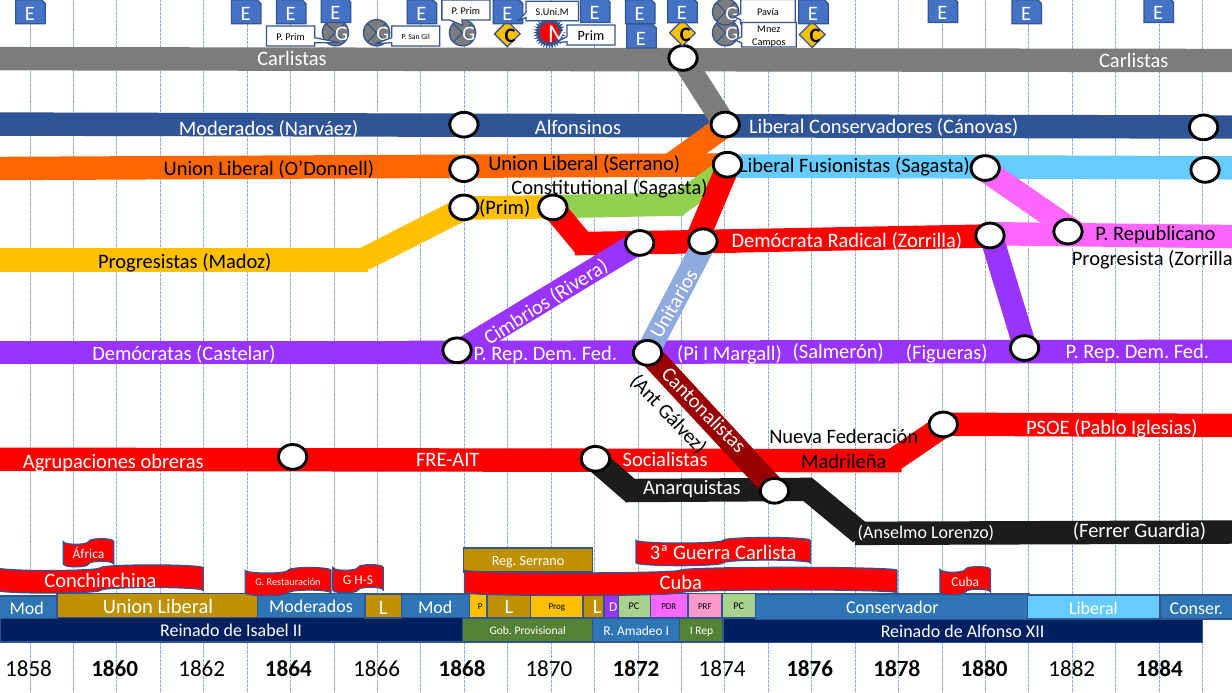
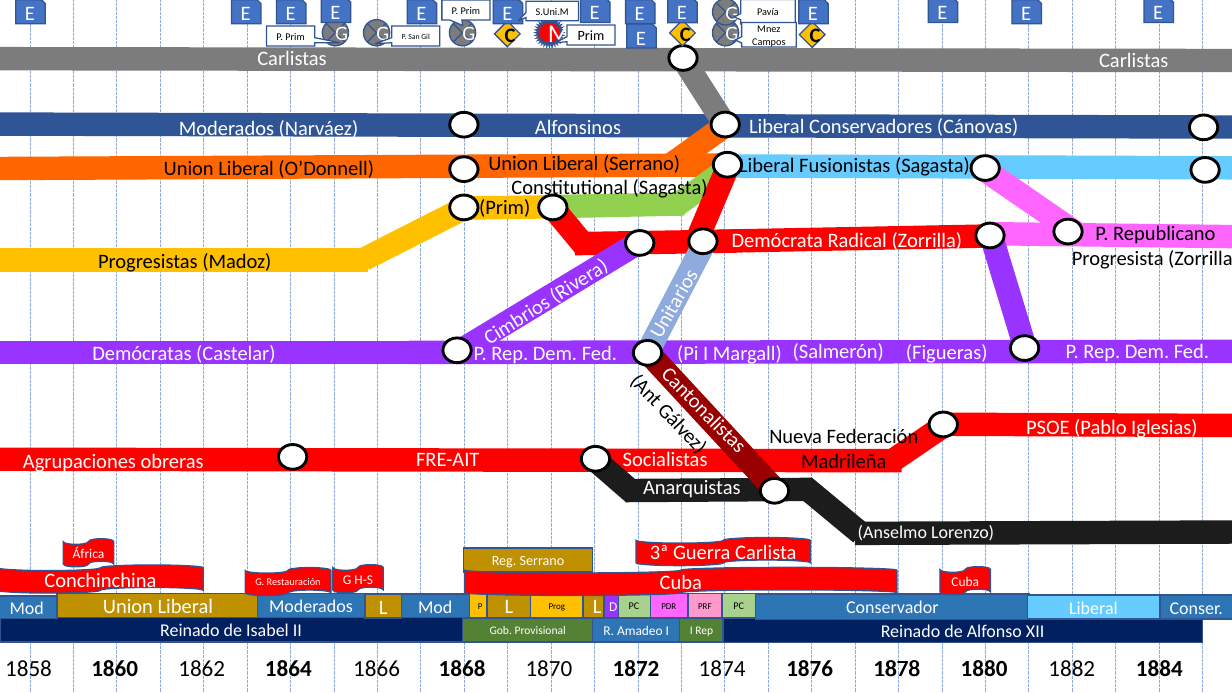
Before and after one commit to Alexggo/Spanish-History-Graph, a slide deck: slide 3 of Timeline.pptx. Drawn at 1232x693 pixels with LibreOffice and Linux fonts; fonts in the diff are those of the drawing. Boxes give left, top, right and bottom in pixels: in the first picture for what was removed or moved away, otherwise in the second. Text is boxed around its words. In the diff, an @@ line names an element or a change of style, - is before the commit and + after.

Commit message:
Ferrer

```diff
--- a/Timeline.pptx
+++ b/Timeline.pptx
@@ text removed at [1073,520,1206,540] @@
-(Ferrer Guardia)
```
Also in this commit, not shown: 1 other slide changed, 4 other files.
